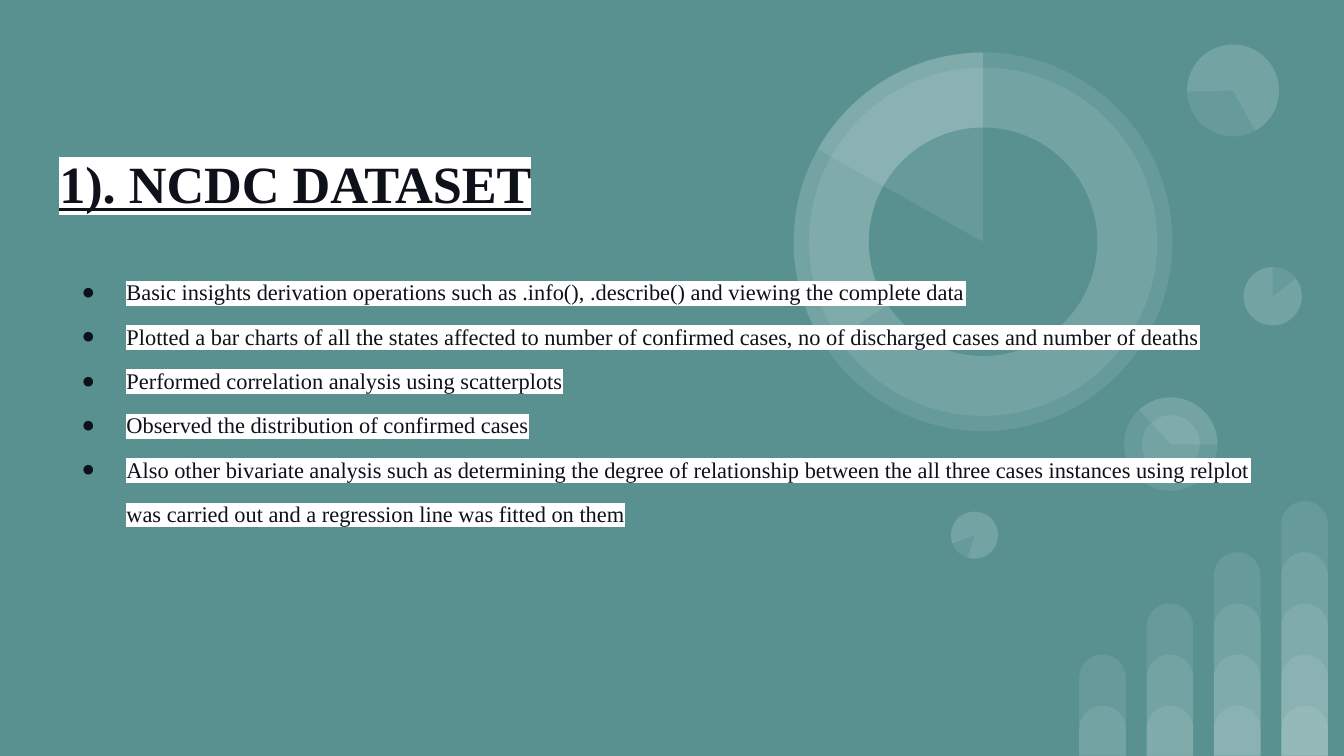
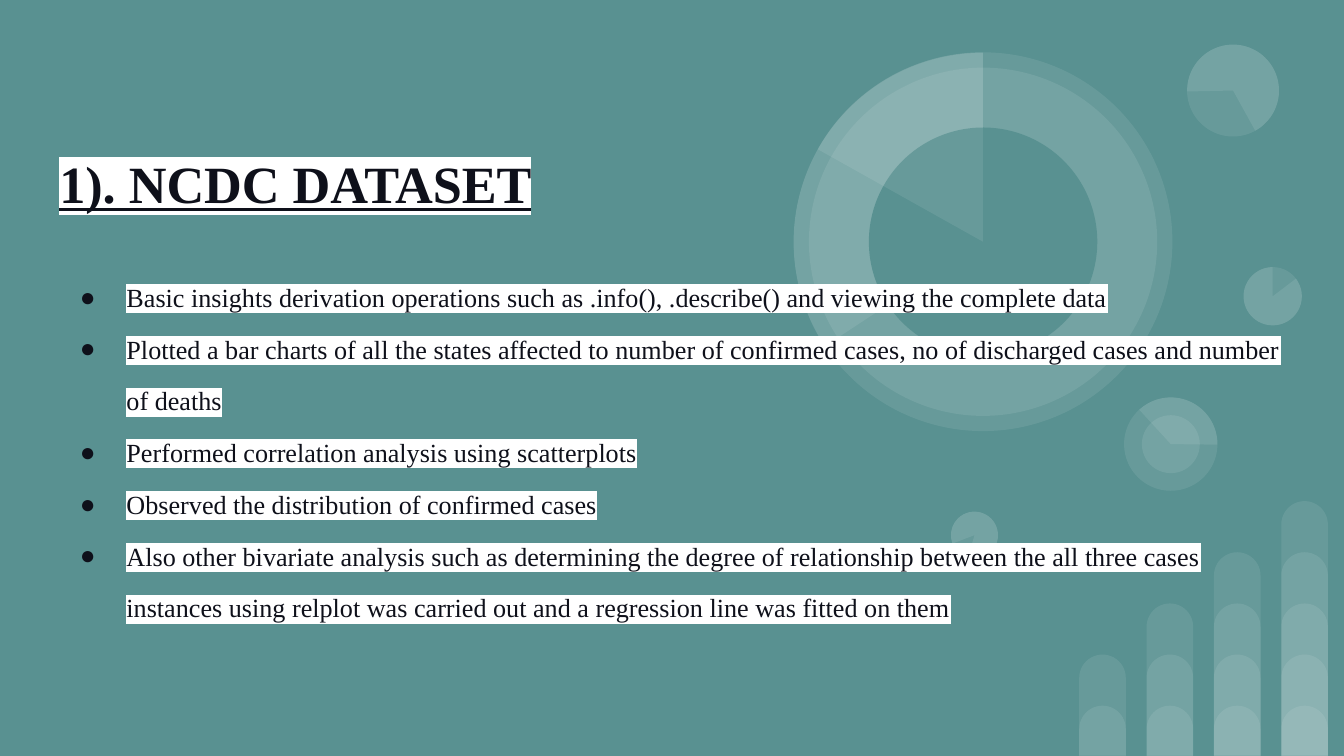
Before and after one commit to Adeleye-Emmanuel/covid19_data_analysis, a slide deck: slide 7 of Covid-19 Executive_Summary.pptx. Drawn at 1344x756 pixels with LibreOffice and Linux fonts; fonts in the diff are those of the drawing. Boxes give left, top, right and bottom in pixels: in the first picture for what was removed or moved away, otherwise in the second. Text is boxed around its words. In the diff, an @@ line names an element or a change of style, - is before the commit and + after.

```diff
--- a/Covid-19 Executive_Summary.pptx
+++ b/Covid-19 Executive_Summary.pptx
@@ subtitle "Basic insights derivation operations such ..." at bbox=[126, 288, 1279, 623]: size 12 to 14 pt; indent changed @@
```
Also in this commit, not shown: 9 other slides changed, 6 slides added, 6 slides removed, 1 other file.
